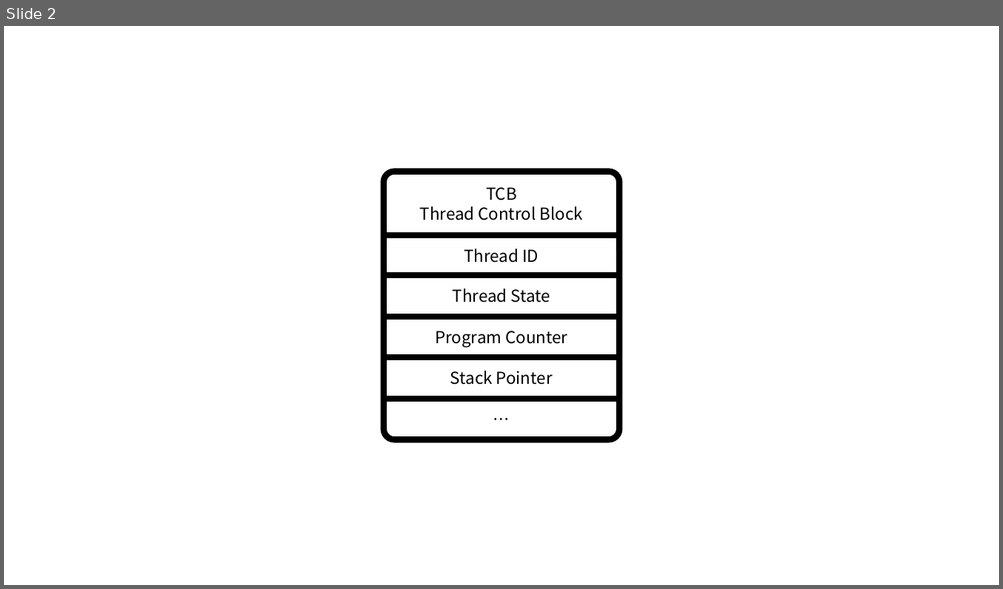
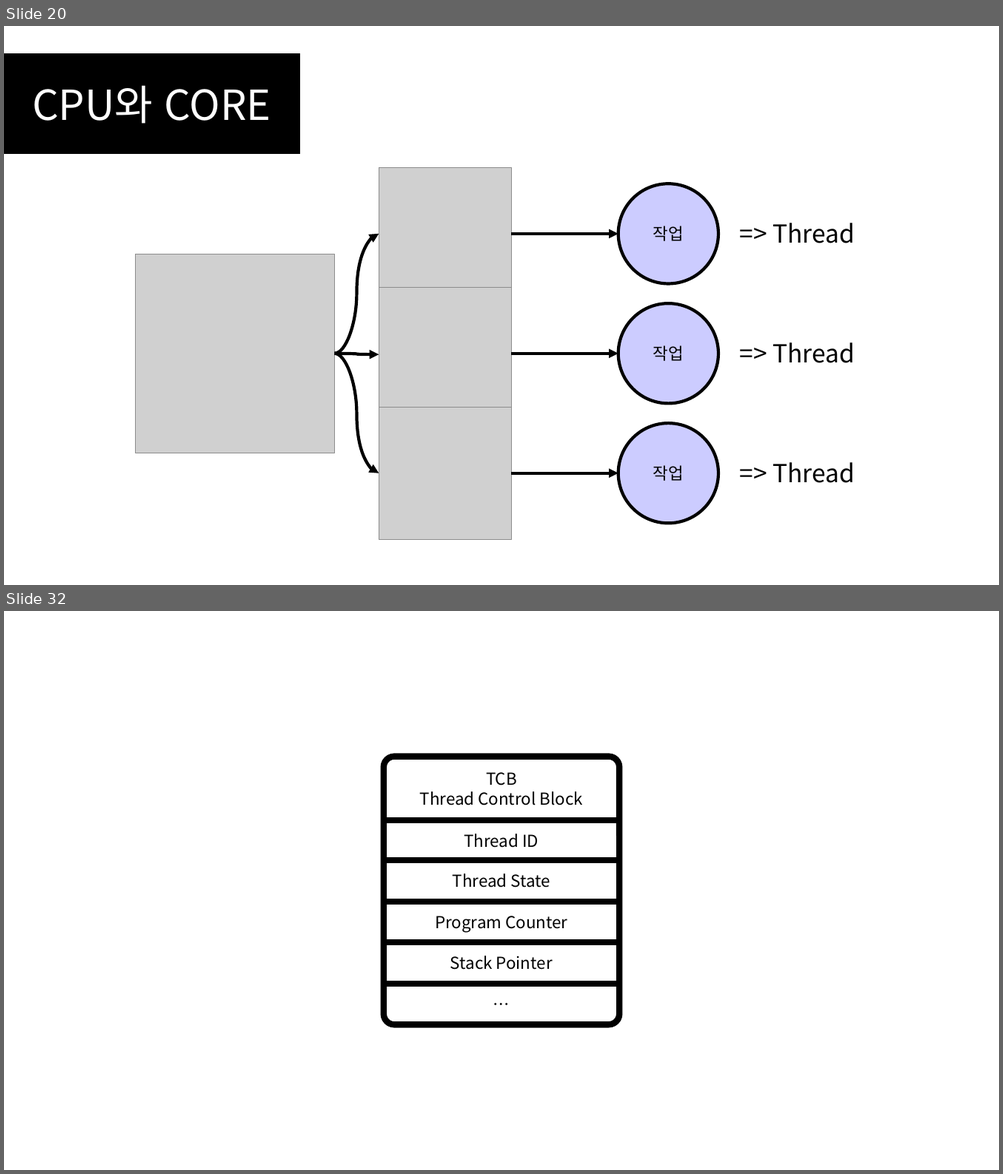
Before and after one commit to SEH00N/SDLU, a slide deck: ServerLecture/PT/3강 멀티스레딩 이론.pptx. Shown one above the other, each under a label of ours: slide 2 before the commit, slides 20 and 32 after it; the slides between them are not shown. The pictures are 1003x589 and 1003x1174 pixels, drawn with LibreOffice and Linux fonts; fonts in the diff are those of the drawing; grey boxes stand for pictures. Boxes give left, top, right and bottom in pixels: in the first picture for what was removed or moved away, otherwise in the second. Text is boxed around its words. In the diff, an @@ line names an element or a change of style, - is before the commit and + after.

Commit message:
thread multithread

```diff
--- a/ServerLecture/PT/3강 멀티스레딩 이론.pptx
+++ b/ServerLecture/PT/3강 멀티스레딩 이론.pptx
@@ slide 20 added at [4, 26, 999, 585], background #FFFFFF @@
@@ rectangle added at [4, 53, 299, 153], fill #000000, outline #000000 1 pt, 40 pt, text #FFFFFF @@
+CPU와 CORE
@@ picture added at [378, 168, 511, 300] @@
@@ ellipse added at [618, 184, 718, 284], fill #CCCCFF, outline #000000 3 pt, 16 pt, text #000000 @@
+작업
@@ text added at [772, 223, 854, 244], 24 pt, text #000000 @@
+=> Thread
@@ curved arrow added from (335, 354) to (378, 234), #000000 3 pt @@
@@ arrow added from (512, 234) to (618, 234), #000000 3 pt @@
@@ picture added at [135, 255, 335, 454] @@
@@ picture added at [378, 288, 511, 420] @@
@@ ellipse added at [618, 304, 718, 403], fill #CCCCFF, outline #000000 3 pt, 16 pt, text #000000 @@
+작업
@@ curved arrow added from (335, 354) to (378, 355), #000000 3 pt @@
@@ curved arrow added from (335, 354) to (378, 474), #000000 3 pt @@
@@ arrow added from (512, 354) to (618, 354), #000000 3 pt @@
@@ text added at [772, 343, 854, 363], 24 pt, text #000000 @@
+=> Thread
@@ picture added at [378, 407, 511, 540] @@
@@ ellipse added at [618, 423, 718, 524], fill #CCCCFF, outline #000000 3 pt, 16 pt, text #000000 @@
+작업
@@ text added at [772, 463, 854, 483], 24 pt, text #000000 @@
+=> Thread
@@ arrow added from (512, 474) to (618, 474), #000000 3 pt @@
@@ what was slide 2 is now slide 32 @@
```
Also in this commit, not shown: 29 other slides added, 2 other files.
